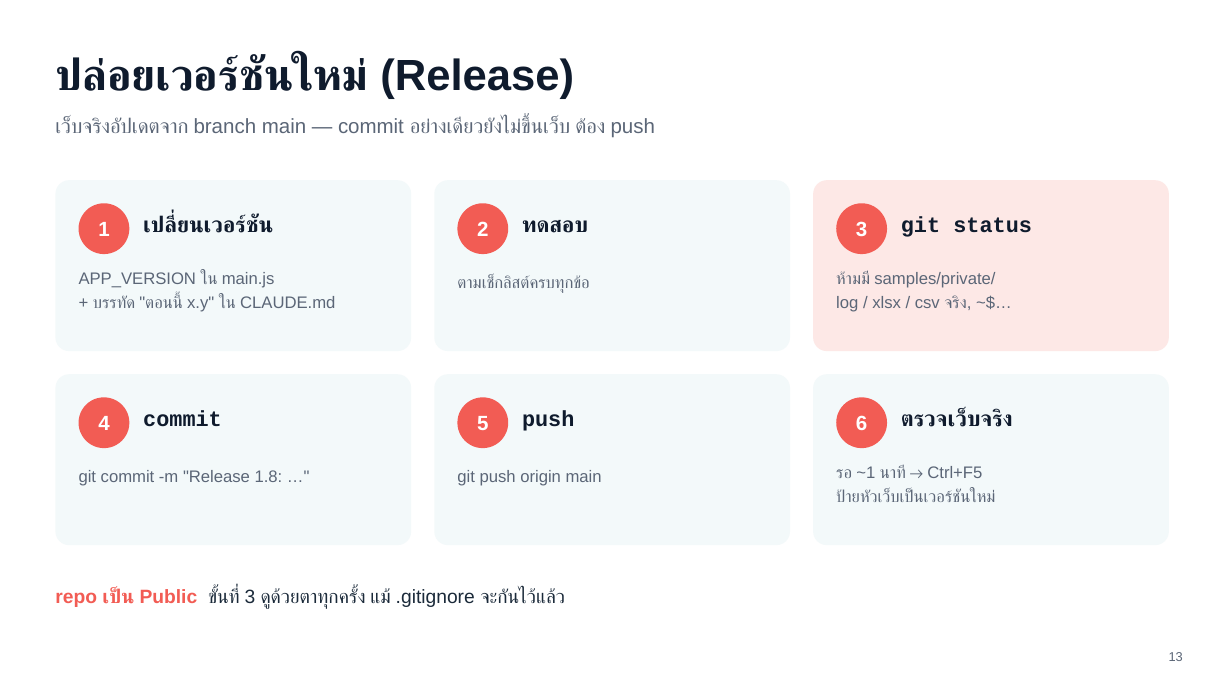
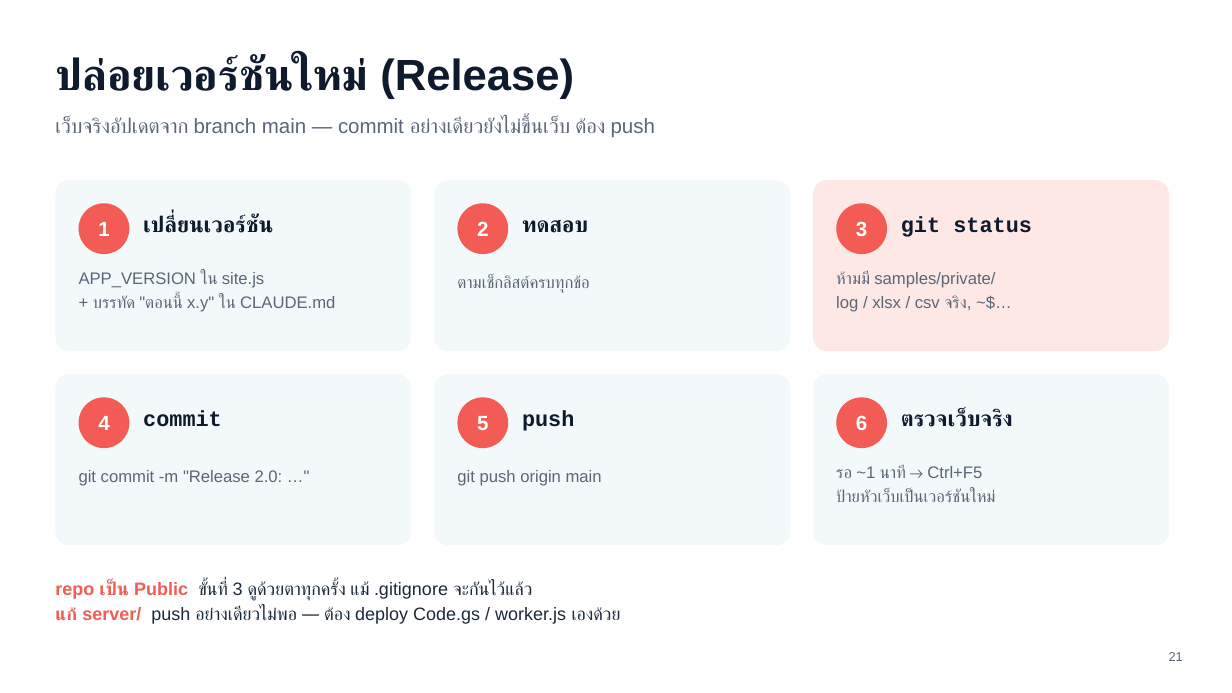
Before and after one commit to AHTH-Graph-Generator/AHTH-Graph-Generator.github.io, a slide deck: slide 21 of docs/AHTH-Graph-Generator-Training.pptx (slide 13 before the commit). Drawn at 1232x693 pixels with LibreOffice and Linux fonts; fonts in the diff are those of the drawing. Boxes give left, top, right and bottom in pixels: in the first picture for what was removed or moved away, otherwise in the second. Text is boxed around its words. In the diff, an @@ line names an element or a change of style, - is before the commit and + after.

```diff
--- a/docs/AHTH-Graph-Generator-Training.pptx
+++ b/docs/AHTH-Graph-Generator-Training.pptx
@@ text at [79,272,335,312]: text changed @@
-APP_VERSION ใน main.js
-+ บรรทัด "ตอนนี้ x.y" ใน CLAUDE.md
+APP_VERSION ใน site.js
++ บรรทัด "ตอนนี้ x.y" ใน CLAUDE.md
@@ text at [79,470,283,486]: text changed @@
-git commit -m "Release 1.8: …"
+git commit -m "Release 2.0: …"
@@ text at [55,581,533,601]: size 15 to 14 pt in "repo เป็น Public ขั้นที่ 3 ดูด้วยตาทุกครั้ง แม้ ..."; line spacing 1.1 to 1.2 @@
@@ text "repo เป็น Public ขั้นที่ 3 ...": place and size @@
-text "repo เป็น Public ขั้นที่ 3 ..." at [55,588,565,609]
+text "repo เป็น Public ขั้นที่ 3 ..." at [55,581,621,624]
@@ text at [55,607,621,624]: paragraph added @@
+แก้ server/ push อย่างเดียวไม่พอ — ต้อง deploy Code.gs / worker.js เองด้วย
@@ text at [1169,652,1183,661]: text changed @@
-13
+21
```
Also in this commit, not shown: 13 other slides changed, 8 slides added, 29 other files.
